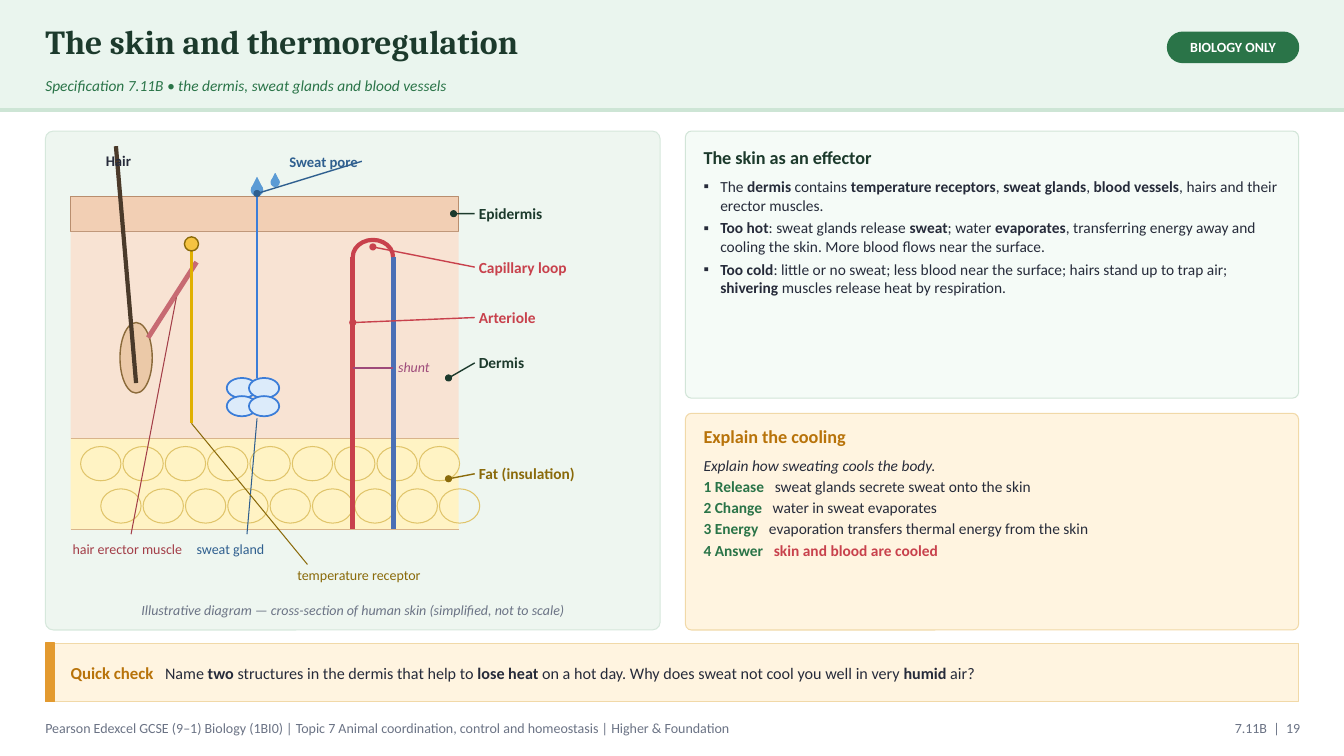
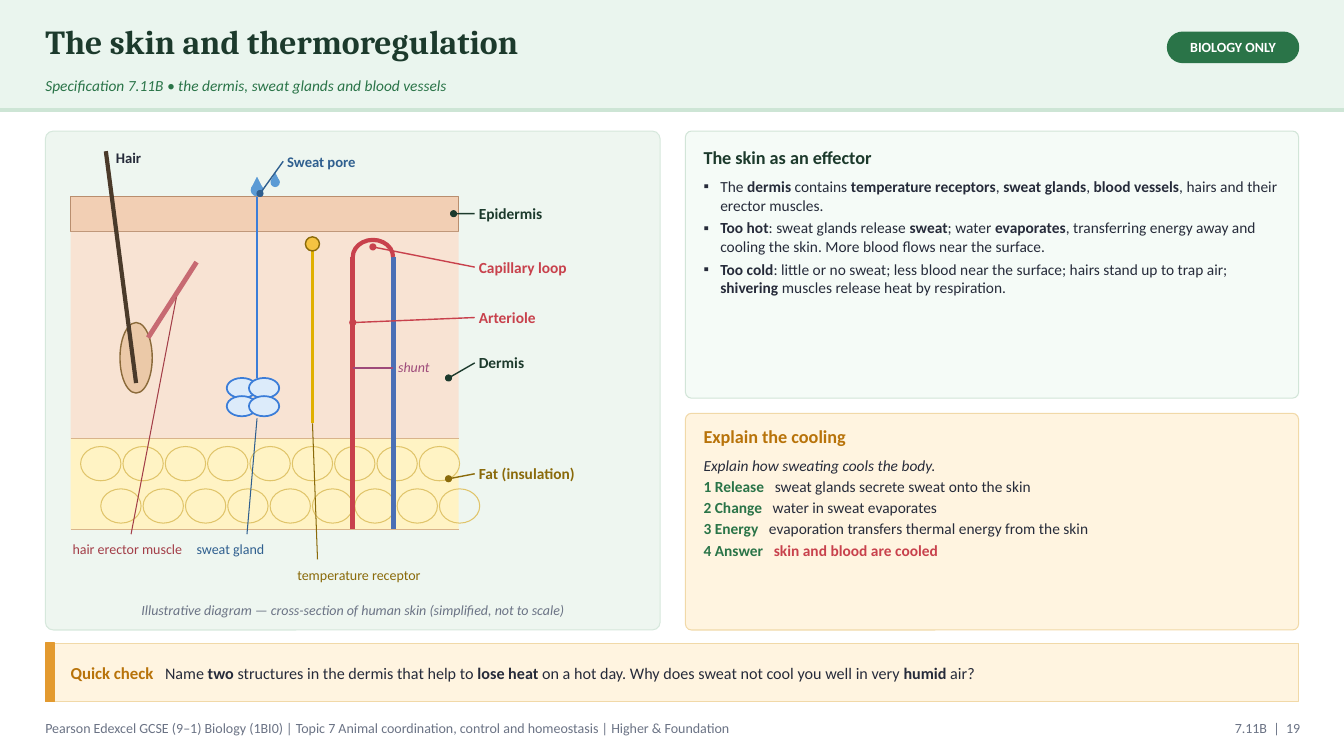
Before and after one commit to pstephenphilip-ship-it/Piri-MBBS, a slide deck: slide 19 of gcse-slides/edexcel-biology/EDX_1BI0_T7_CoordinationHomeostasis.pptx. Drawn at 1344x756 pixels with LibreOffice and Linux fonts; fonts in the diff are those of the drawing. Boxes give left, top, right and bottom in pixels: in the first picture for what was removed or moved away, otherwise in the second. Text is boxed around its words. In the diff, an @@ line names an element or a change of style, - is before the commit and + after.

```diff
--- a/gcse-slides/edexcel-biology/EDX_1BI0_T7_CoordinationHomeostasis.pptx
+++ b/gcse-slides/edexcel-biology/EDX_1BI0_T7_CoordinationHomeostasis.pptx
@@ text "Hair" at [116,153,141,163]: alignment right to left @@
@@ text "Hair": place and size @@
-text "Hair" at [106,153,131,170]
+text "Hair" at [116,153,141,163]
@@ text "Sweat pore" at [287,157,355,170]: alignment right to left @@
@@ line moved from (136, 383) - (116, 146) to (136, 383) - (106, 151) @@
@@ line moved from (362, 161) - (257, 194) to (283, 161) - (260, 194) @@
@@ ellipse: place and size @@
-ellipse at [185,237,199,251]
+ellipse at [306,237,320,251]
@@ line moved from (192, 244) - (192, 423) to (313, 244) - (313, 423) @@
@@ line moved from (308, 565) - (192, 423) to (318, 560) - (313, 423) @@
```
Also in this commit, not shown: 18 other slides changed, 1 other file.
